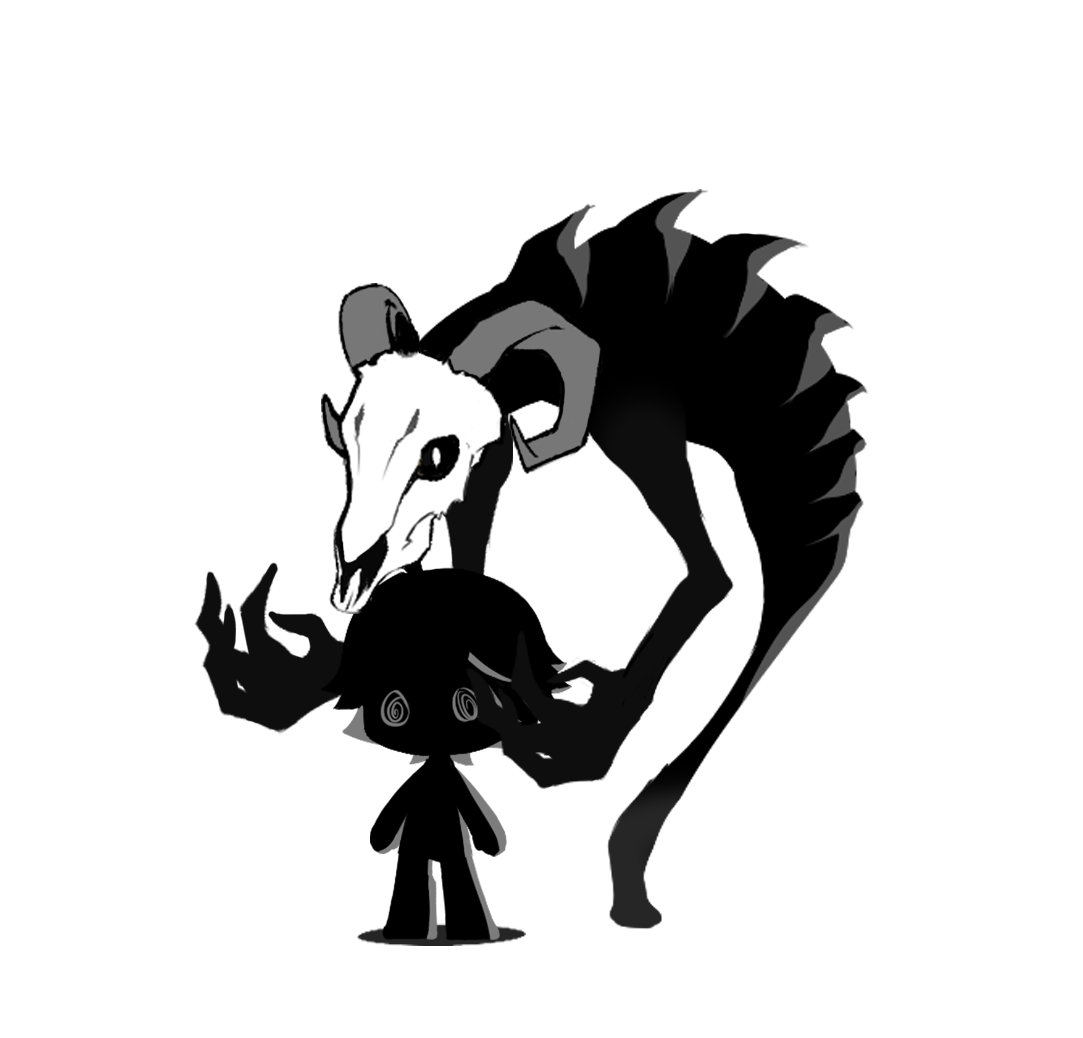
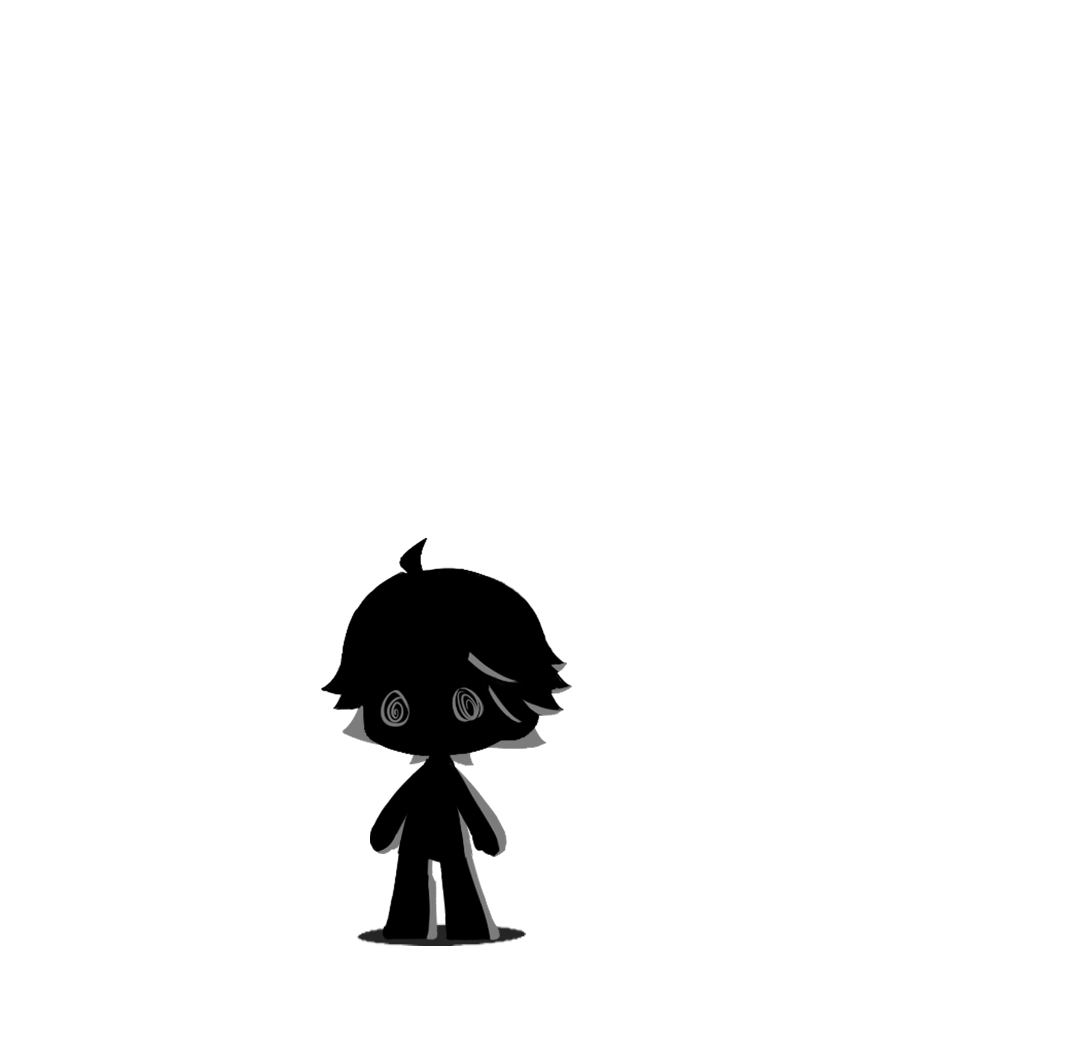
Layered file, before and after one edit (1083 × 1038). Changes by layer:
removed layer "goat" over (321, 283, 605, 614)
removed layer "right hand" (1st of 2) over (465, 341, 734, 789)
removed layer "shadow rain" over (678, 341, 802, 392)
removed layer "body moster" over (408, 189, 868, 930)
painted on "hair back" over (477, 708, 547, 748)
removed layer "left hand" over (194, 386, 513, 735)
